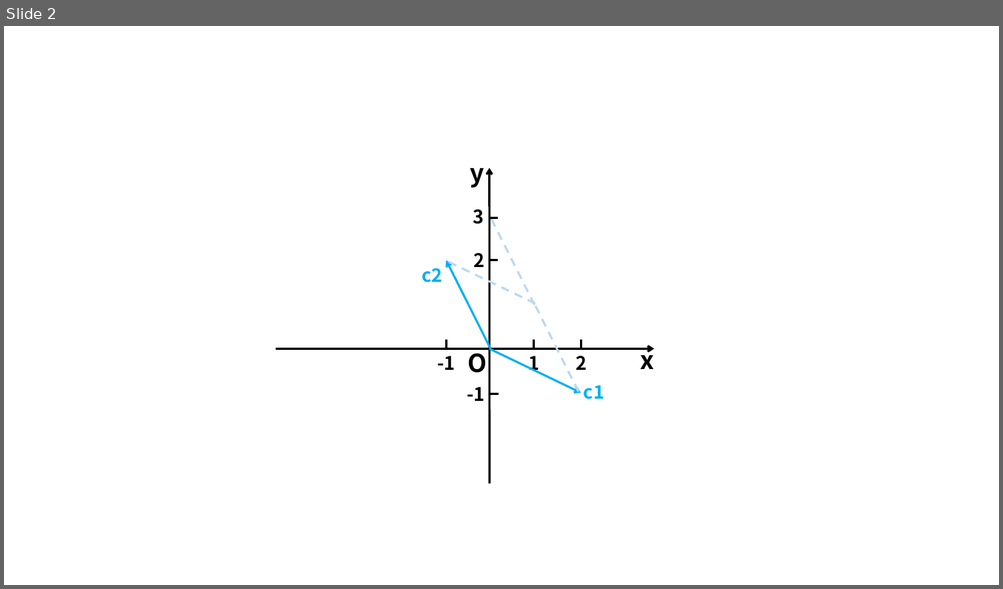
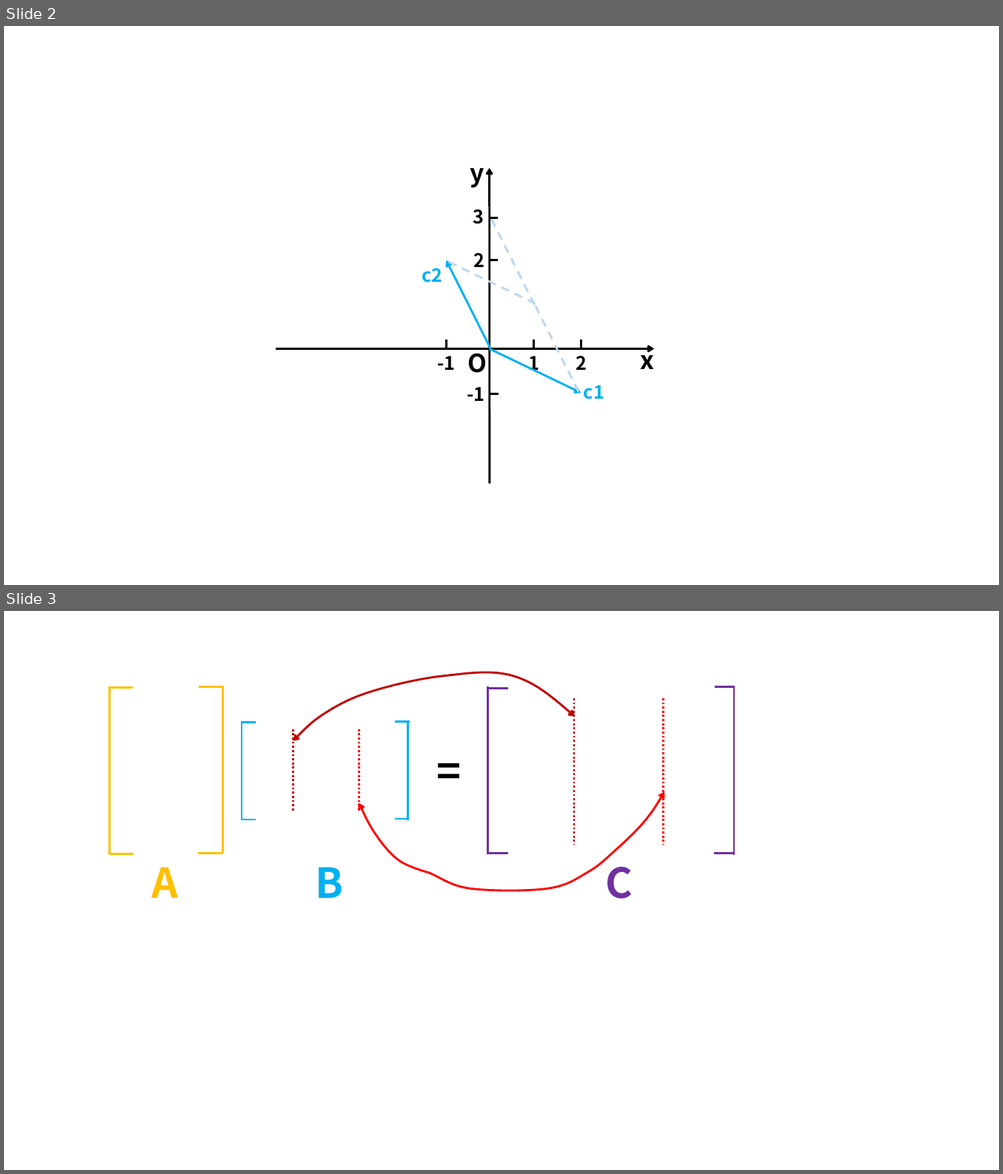
Before and after one commit to AnhaoROMA/LinearAlgebra-MIT, a slide deck: notes/campus.pptx. Shown one above the other, each under a label of ours: slide 2 before the commit, slides 2 and 3 after it. The pictures are 1003x589 and 1003x1174 pixels, drawn with LibreOffice and Linux fonts; fonts in the diff are those of the drawing. Boxes give left, top, right and bottom in pixels: in the first picture for what was removed or moved away, otherwise in the second. Text is boxed around its words. In the diff, an @@ line names an element or a change of style, - is before the commit and + after.

```diff
--- a/notes/campus.pptx
+++ b/notes/campus.pptx
@@ slide 3 added at (x1=4, y1=611, x2=999, y2=1170), background #FFFFFF @@
@@ freeform shape added at (x1=293, y1=672, x2=575, y2=741), outline #C00000 2 pt @@
@@ line added from (133, 688) to (108, 688), #FFC000 2 pt @@
@@ line added from (109, 688) to (109, 855), #FFC000 2 pt @@
@@ line added from (223, 687) to (199, 687), #FFC000 2 pt @@
@@ line added from (222, 687) to (222, 854), #FFC000 2 pt @@
@@ line added from (488, 687) to (488, 855), #7030A0 2 pt @@
@@ line added from (488, 688) to (509, 688), #7030A0 2 pt @@
@@ line added from (574, 698) to (574, 845), #C00000 2 pt dashed @@
@@ line added from (663, 698) to (663, 845), #FF0000 2 pt dashed @@
@@ line added from (714, 687) to (734, 687), #7030A0 2 pt @@
@@ line added from (734, 687) to (734, 855), #7030A0 2 pt @@
@@ line added from (409, 721) to (395, 721), #00B0F0 2 pt @@
@@ line added from (256, 723) to (241, 723), #00B0F0 2 pt @@
@@ line added from (242, 723) to (242, 820), #00B0F0 2 pt @@
@@ line added from (293, 729) to (293, 812), #C00000 2 pt dashed @@
@@ line added from (359, 729) to (359, 812), #FF0000 2 pt dashed @@
@@ line added from (408, 722) to (408, 820), #00B0F0 2 pt @@
@@ text added at (x1=427, y1=741, x2=471, y2=799), 40 pt, text #000000, bold @@
+=
@@ freeform shape added at (x1=359, y1=792, x2=665, y2=891), outline #FF0000 2 pt @@
@@ line added from (256, 820) to (242, 820), #00B0F0 2 pt @@
@@ line added from (409, 819) to (395, 819), #00B0F0 2 pt @@
@@ line added from (134, 854) to (109, 854), #FFC000 2 pt @@
@@ line added from (222, 854) to (198, 854), #FFC000 2 pt @@
@@ line added from (488, 854) to (509, 854), #7030A0 2 pt @@
@@ line added from (714, 854) to (734, 854), #7030A0 2 pt @@
@@ text added at (x1=151, y1=867, x2=178, y2=898), 40 pt, text #FFC000, bold @@
+A
@@ text added at (x1=315, y1=867, x2=343, y2=898), 40 pt, text #00B0F0, bold @@
+B
@@ text added at (x1=606, y1=857, x2=633, y2=899), 40 pt, text #7030A0, bold @@
+C
```
Also in this commit, not shown: 1 slide removed, 6 other files.
